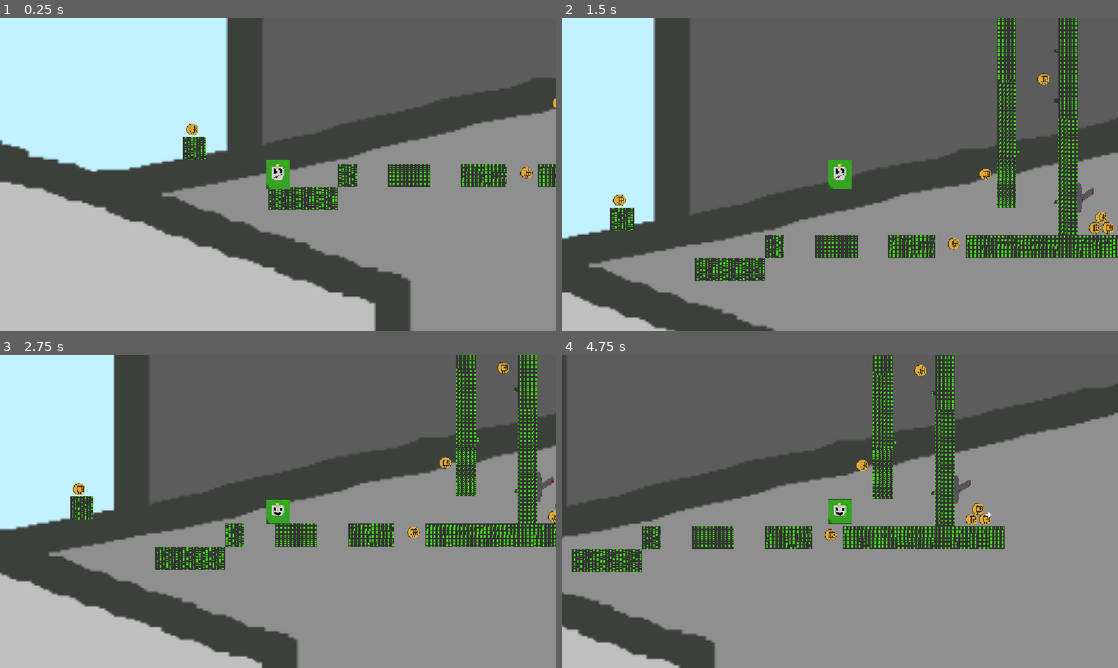
Above: before the commit, frames 1-4 (two rows, left to right).
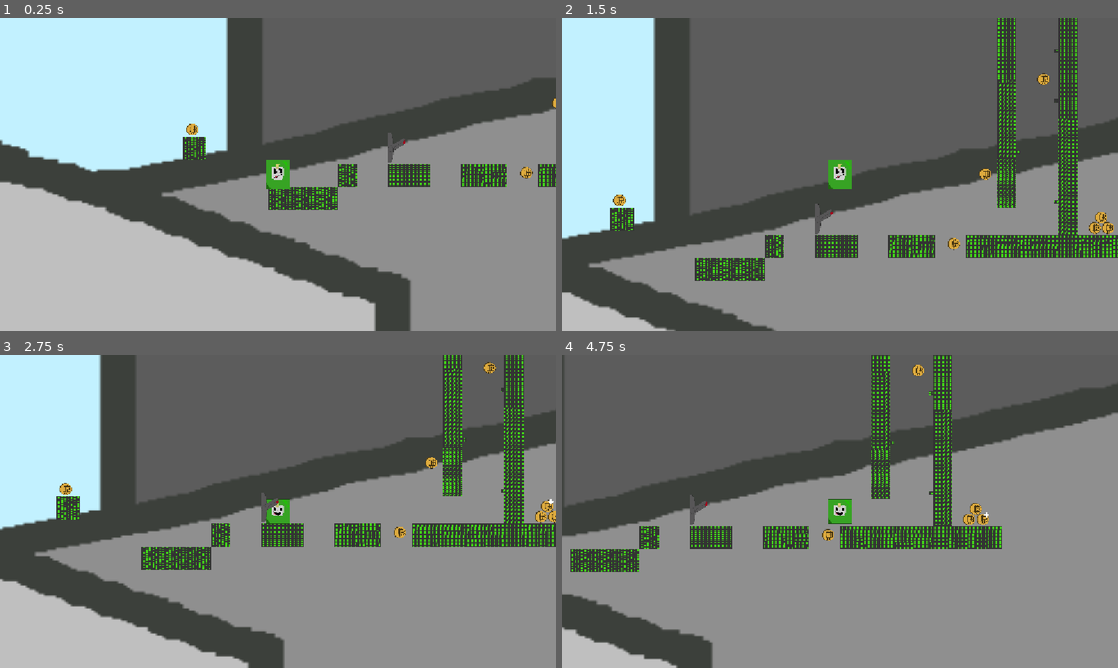
Above: after the commit, the same moments.

Repository: Tdem1/Haven-2026-Bounce-Back-Game-The-game
Game: Godot game, scene res://main.tscn
Same seed, same stepped clock (60 frames per second), same inputs: the game is played once before the commit and once after it.
Inputs:
- Up to frame 1 (0.25 s): no input
- Up to frame 2 (1.5 s): hold Right (right) from 0.53 s (still down); tap E (switch_flip) at 0.6, 1.35 s; tap Up (up) at 0.77 s
- Up to frame 3 (2.75 s): tap Up (up) at 1.52 s; release Right (right) at 2.03 s; hold A (left) from 2.03 s (still down); tap E (switch_flip) at 2.1 s
- Up to frame 4 (4.75 s): release A (left) at 2.78 s; hold Right (right) 2.78-4.28 s; tap E (switch_flip) at 2.85, 3.6, 4.35 s; tap Up (up) at 3.02, 3.77, 4.52 s; hold A (left) from 4.28 s (still down)

The runs differ from the first frame. In frame 1, 0.1% of the frame differs, in the area x 69-73%, y 36-47%; in frame 2, 0.2%; in frame 3, 15%, in the area x 0-100%, y 0-100%; in frame 4, 6.1%.

Commit message:
TEmporary push

Diff:
--- a/bounce-back-godot/Level_1.tscn
+++ b/bounce-back-godot/Level_1.tscn
@@ -171,7 +171,7 @@
 position = Vector2(1396, -646)
 
 [node name="switch" parent="." unique_id=129136398 instance=ExtResource("4_a0j4s")]
-position = Vector2(1586, -152)
+position = Vector2(502, -65.99999)
 rotation = 1.5699859
 scale = Vector2(2.0401282, 1.7599413)
 
--- a/bounce-back-godot/switch.gd
+++ b/bounce-back-godot/switch.gd
@@ -5,7 +5,7 @@
 signal flip
 
 func _process(delta: float) -> void:
-	if Input.is_action_just_pressed("switch_flip") and inside:
+	if inside:
 		emit_signal("flip")
 		scale.x=-1
 
--- a/bounce-back-godot/switch.tscn
+++ b/bounce-back-godot/switch.tscn
@@ -7,8 +7,6 @@
 resource_name = "switch-collisions"
 script/source = "extends Area2D
 
-signal enter
-signal exit
 # Called when the node enters the scene tree for the first time.
 func _ready() -> void:
 	pass # Replace with function body.
@@ -17,11 +15,6 @@
 # Called every frame. 'delta' is the elapsed time since the previous frame.
 func _process(delta: float) -> void:
 	pass
-
-func _on_body_entered(body: Node) -> void:
-	emit_signal(\"enter\")
-func _on_body_exited(body: Node) -> void:
-	emit_signal(\"exit\")
 "
 
 [sub_resource type="CircleShape2D" id="CircleShape2D_eae6q"]
@@ -49,5 +42,5 @@
 position = Vector2(1, 23)
 shape = SubResource("RectangleShape2D_tdrg0")
 
-[connection signal="enter" from="Area2D" to="." method="_on_enter"]
-[connection signal="exit" from="Area2D" to="." method="_on_exit"]
+[connection signal="body_entered" from="Area2D" to="." method="_on_enter"]
+[connection signal="body_exited" from="Area2D" to="." method="_on_exit"]
